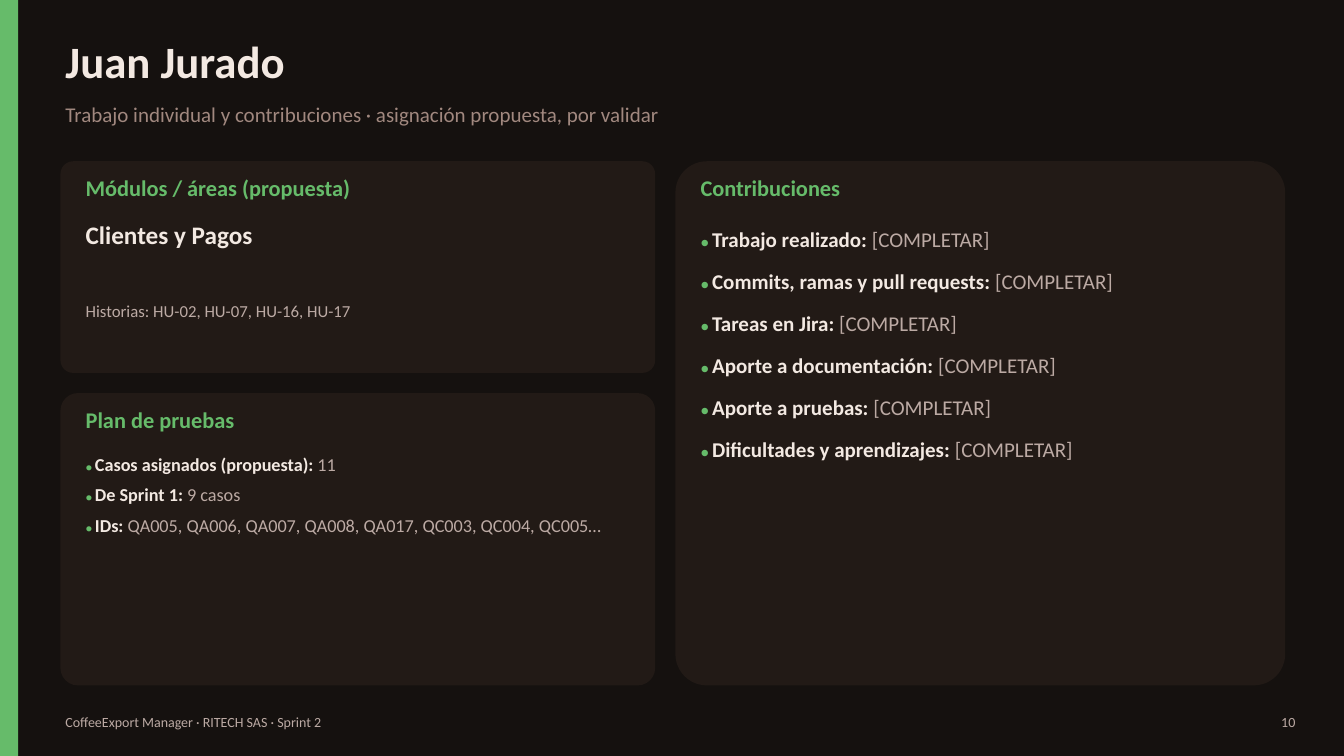
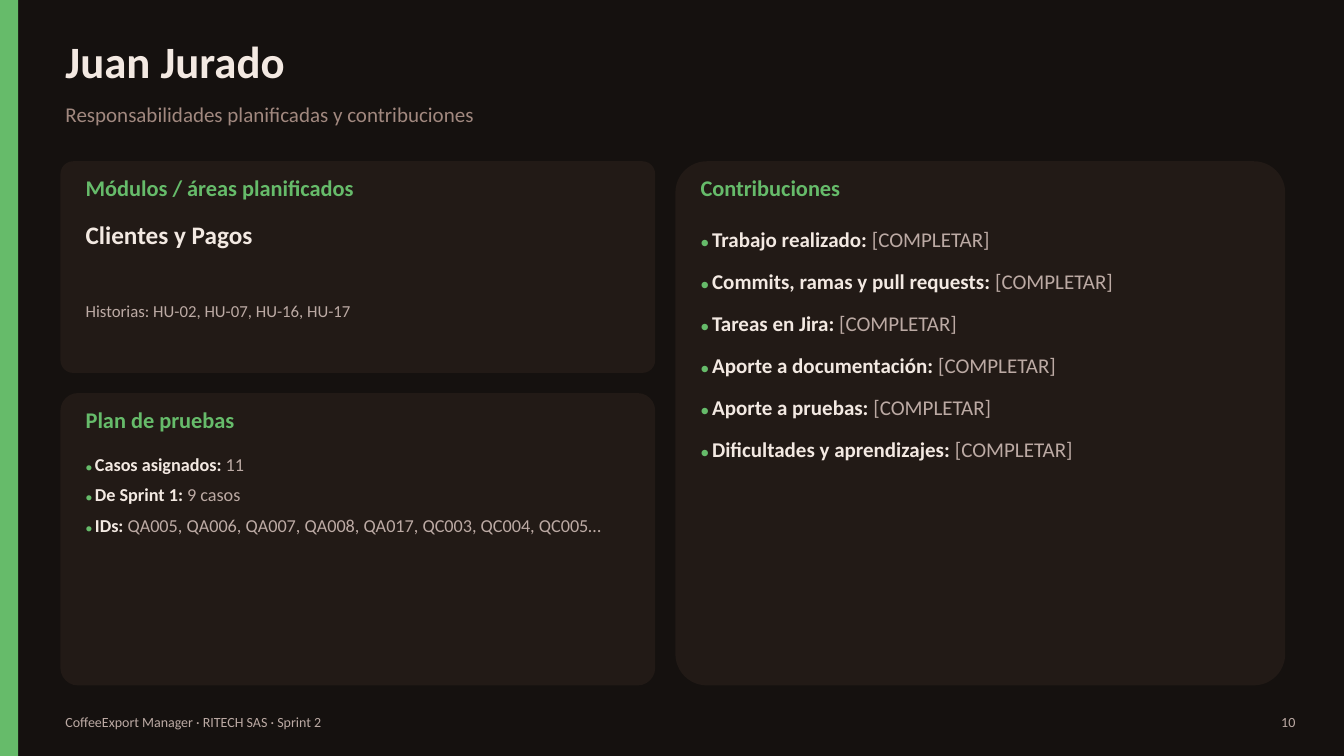
Before and after one commit to brayanckr/Proyecto-Calidad-de-software, a slide deck: slide 10 of docs/sprint2/CoffeeExport_Manager_Sprint2.pptx. Drawn at 1344x756 pixels with LibreOffice and Linux fonts; fonts in the diff are those of the drawing. Boxes give left, top, right and bottom in pixels: in the first picture for what was removed or moved away, otherwise in the second. Text is boxed around its words. In the diff, an @@ line names an element or a change of style, - is before the commit and + after.

Commit message:
Actualizar entregables del Sprint 2: responsables planificados y decisiones
- Responsables planificados por módulo en backlog y plan de pruebas.
- RR-09: despliegue local/pruebas para el MVP, nube en fase posterior.
- UC-13 (cliente internacional) definido como fuera del MVP.
- Notas de la demo y estado actual alineados con el prototipo de frontend.
- Se mantienen como [COMPLETAR] la autoría del Sprint 1, las contribuciones
  individuales y los resultados de las pruebas.

```diff
--- a/docs/sprint2/CoffeeExport_Manager_Sprint2.pptx
+++ b/docs/sprint2/CoffeeExport_Manager_Sprint2.pptx
@@ text at <box>65,107,473,126</box>: text changed @@
-Trabajo individual y contribuciones · asignación propuesta, por validar
+Responsabilidades planificadas y contribuciones
@@ text at <box>86,180,353,200</box>: text changed @@
-Módulos / áreas (propuesta)
+Módulos / áreas planificados
@@ text at <box>95,458,244,474</box>: text changed @@
-● Casos asignados (propuesta): 11
+● Casos asignados: 11
```
Also in this commit, not shown: 5 other slides changed, 2 other files.
